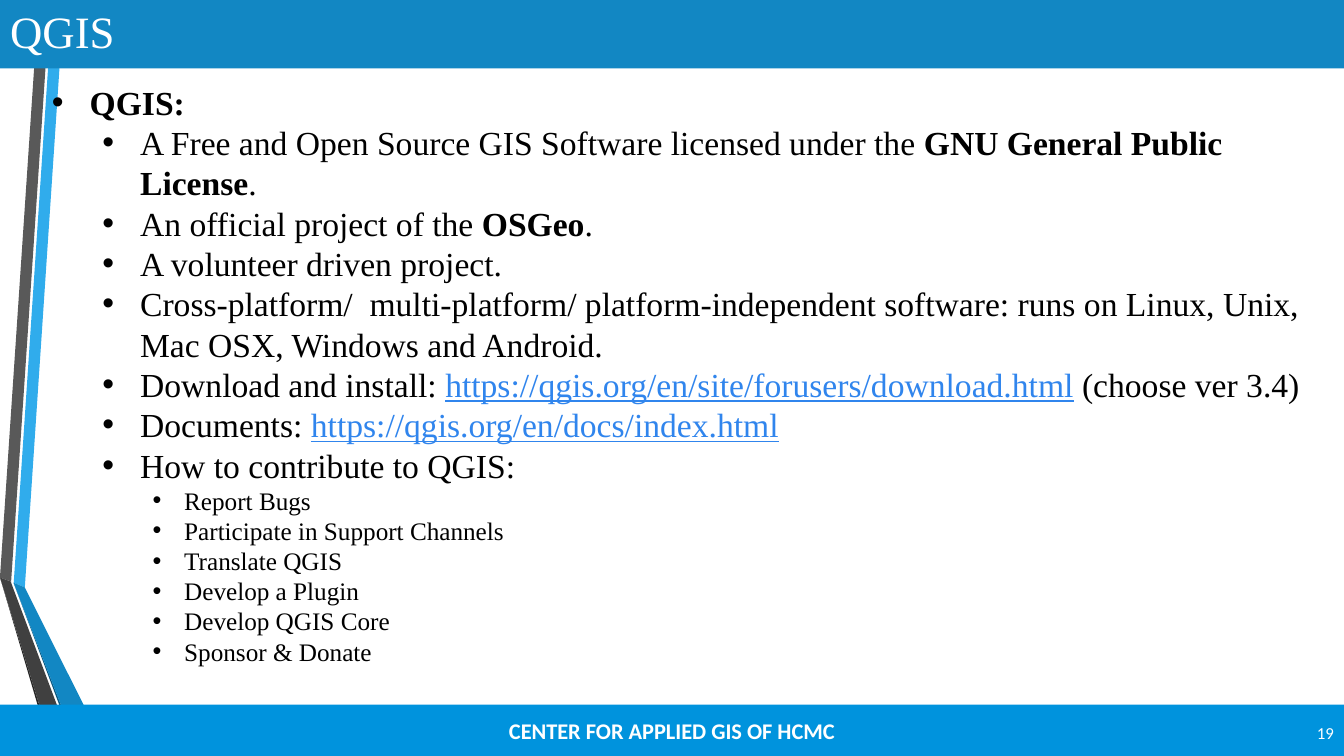
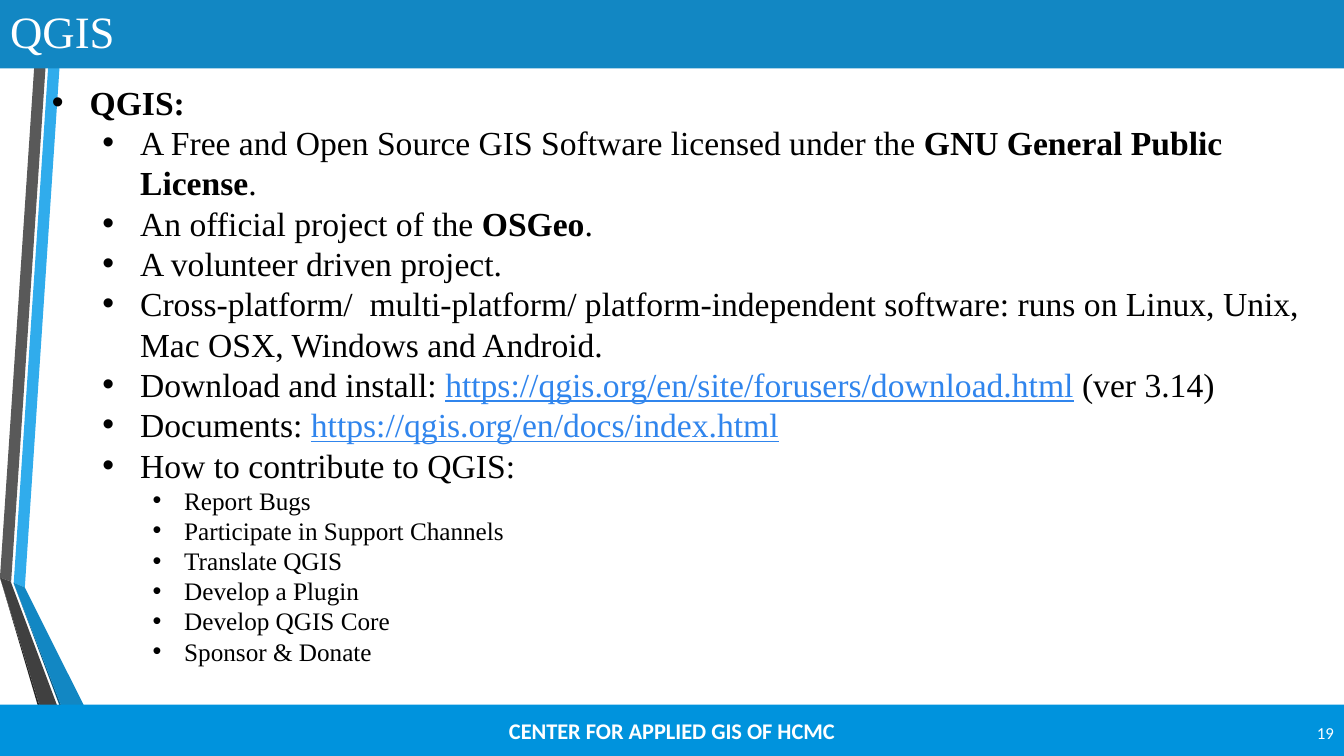
Before and after one commit to lebuu2512/QGIS-Training, a slide deck: slide 19 of Unit 1.pptx. Drawn at 1344x756 pixels with LibreOffice and Linux fonts; fonts in the diff are those of the drawing; background and template pictures are left out. Boxes give left, top, right and bottom in pixels: in the first picture for what was removed or moved away, otherwise in the second. Text is boxed around its words. In the diff, an @@ line names an element or a change of style, - is before the commit and + after.

```diff
--- a/Unit 1.pptx
+++ b/Unit 1.pptx
@@ text at [140, 373, 1215, 404]: text changed @@
-  • Download and install: https://qgis.org/en/site/forusers/download.html (choose ver 3.4)
+  • Download and install: https://qgis.org/en/site/forusers/download.html (ver 3.14)
```
Also in this commit, not shown: 1 other file.
